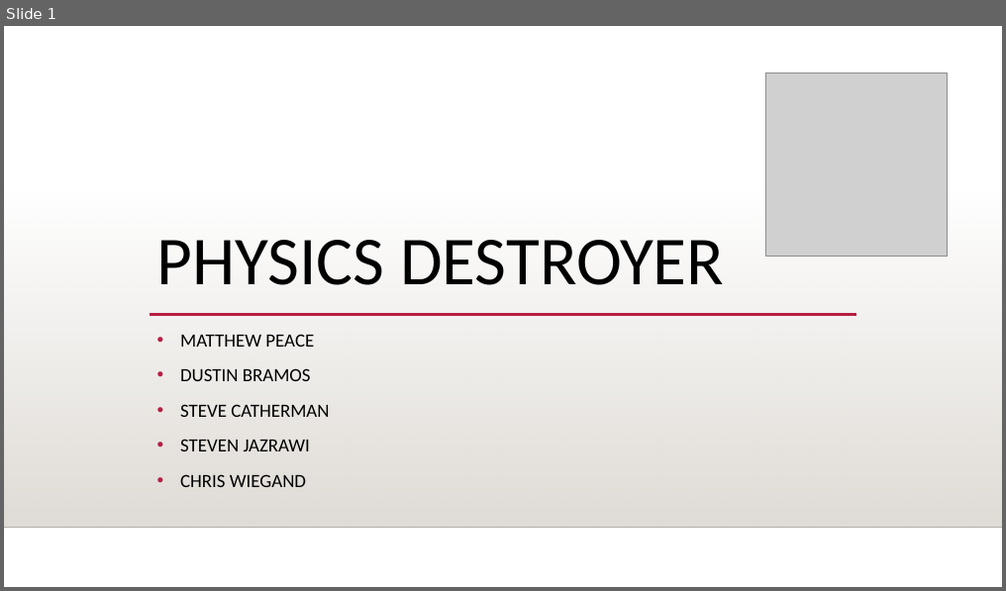
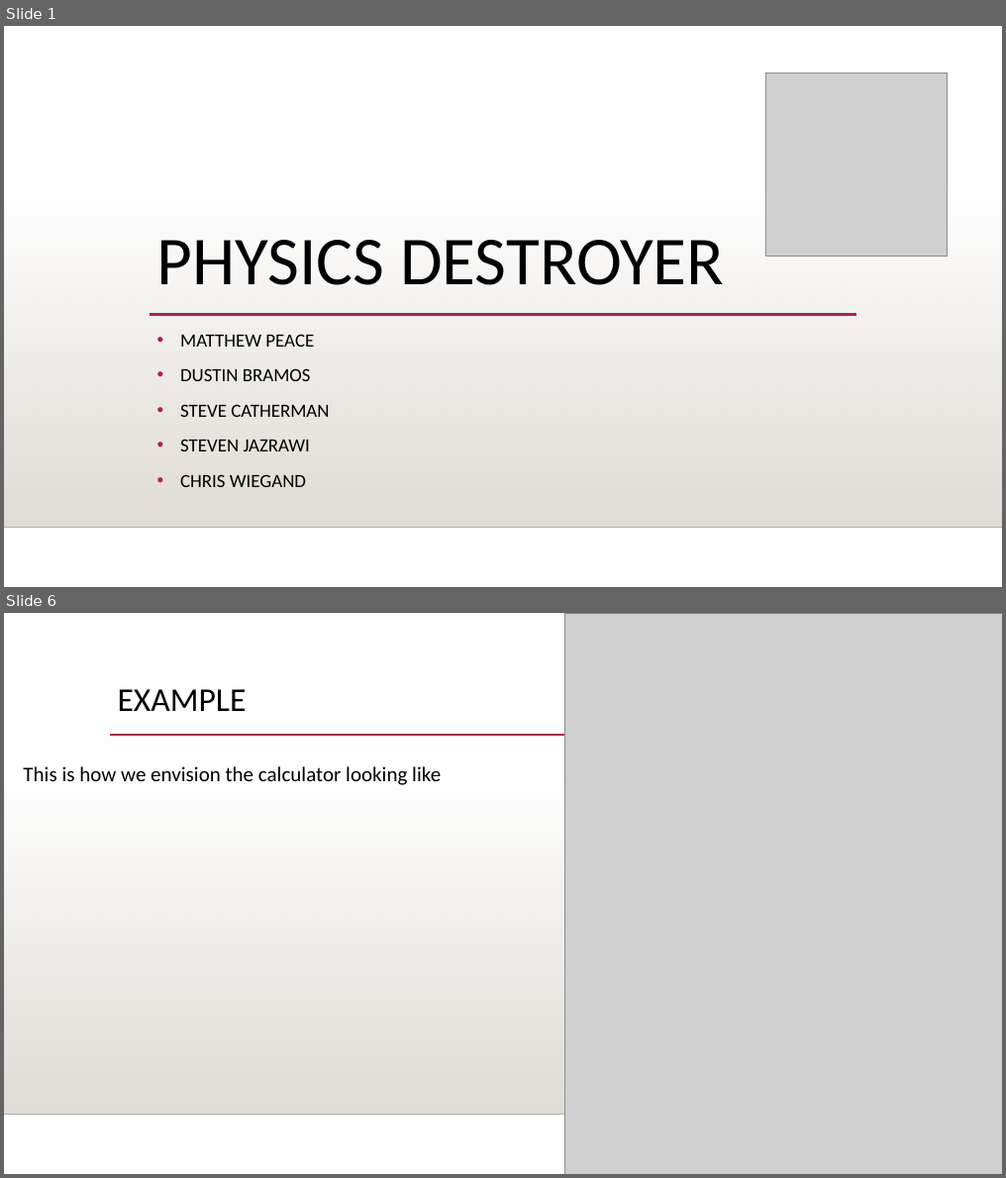
Before and after one commit to stevecatherman/sophmoreProj, a slide deck: Documents/Sprint1Presentation.pptx. Shown one above the other, each under a label of ours: slide 1 before the commit, slides 1 and 6 after it; the slides between them are not shown. The pictures are 1006x591 and 1006x1178 pixels, drawn with LibreOffice and Linux fonts; fonts in the diff are those of the drawing; grey boxes stand for pictures; background and template pictures are left out. Boxes give left, top, right and bottom in pixels: in the first picture for what was removed or moved away, otherwise in the second. Text is boxed around its words. In the diff, an @@ line names an element or a change of style, - is before the commit and + after.

```diff
--- a/Documents/Sprint1Presentation.pptx
+++ b/Documents/Sprint1Presentation.pptx
@@ slide 6 added at (4, 613, 1002, 1174), background picture (left out); not listed: 2 template elements that a slide beside it also shows @@
@@ picture added at (565, 613, 1002, 1174) @@
@@ title added at (118, 689, 247, 711), 32 pt, text #000000 @@
+EXAMPLE
@@ line added from (110, 735) to (896, 735), #B71E42 2.5 pt @@
@@ text added at (23, 766, 441, 785), 20 pt, text #000000 @@
+This is how we envision the calculator looking like
```
Also in this commit, not shown: 4 other slides added, 6 slides removed, 1 other file.
